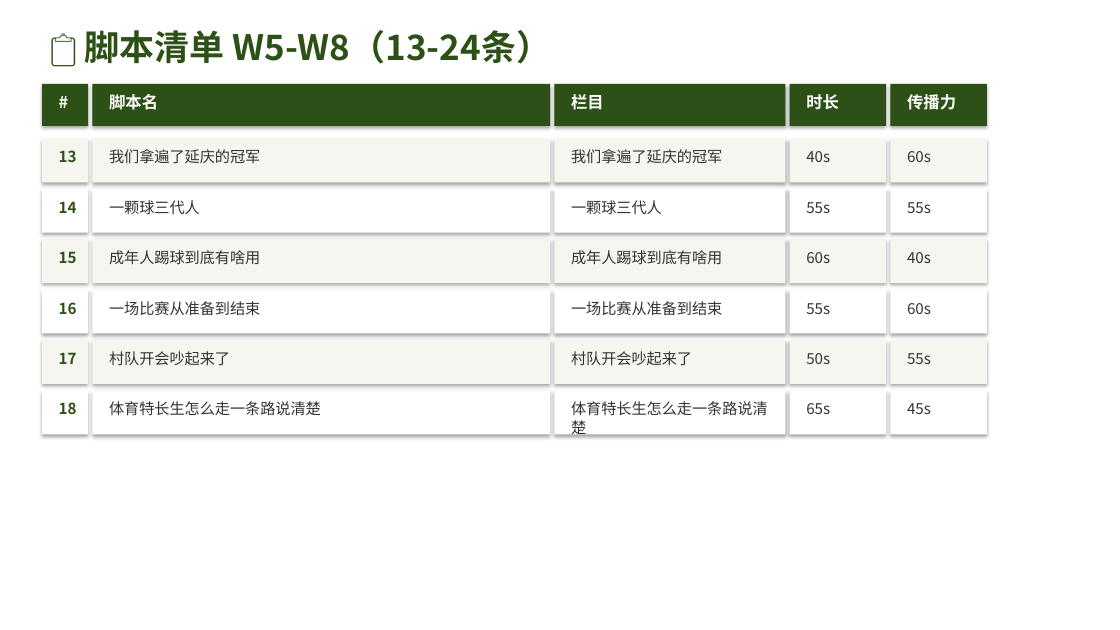
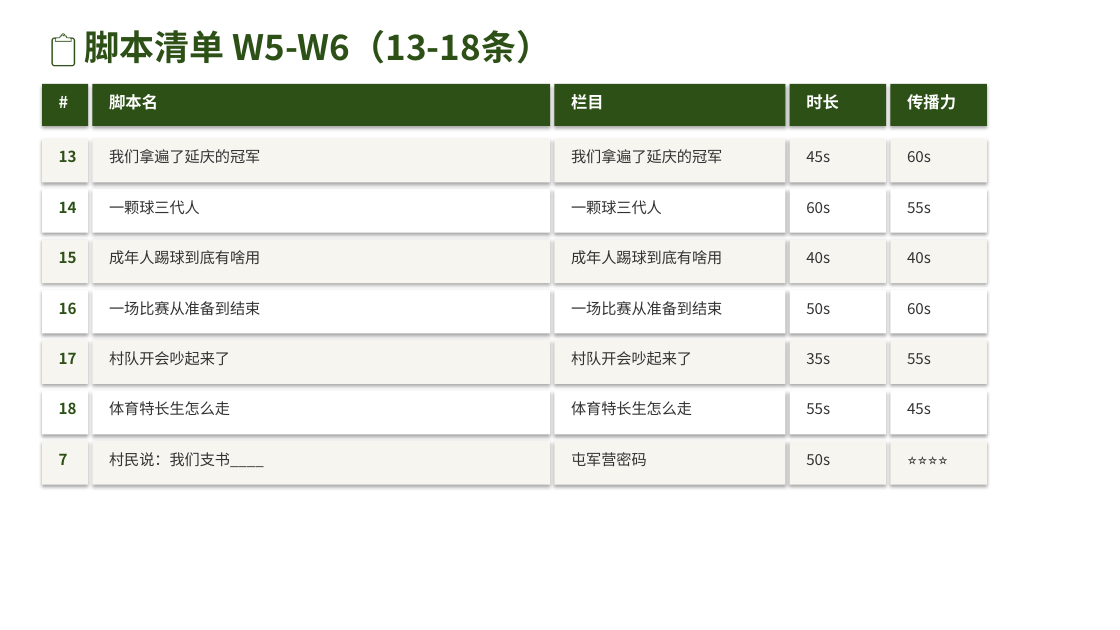
Before and after one commit to 975801846-star/workspace-outputs, a slide deck: slide 23 of tunjunying/plan_v2.pptx (slide 22 before the commit). Drawn at 1120x630 pixels with LibreOffice and Linux fonts; fonts in the diff are those of the drawing. Boxes give left, top, right and bottom in pixels: in the first picture for what was removed or moved away, otherwise in the second. Text is boxed around its words. In the diff, an @@ line names an element or a change of style, - is before the commit and + after.

Commit message:
fix: 24条脚本分4页完整展示（每页6条），28页PPT，已含中性表述+王支书替换

```diff
--- a/tunjunying/plan_v2.pptx
+++ b/tunjunying/plan_v2.pptx
@@ text at <box>85,30,551,64</box>: text changed @@
-📋 脚本清单 W5-W8（13-24条）
+📋 脚本清单 W5-W6（13-18条）
@@ text at <box>806,151,830,162</box>: text changed @@
-40s
+45s
@@ text "60s": place and size @@
-text "60s" at <box>806,252,830,263</box>
+text "60s" at <box>806,202,830,213</box>
@@ text removed at <box>806,202,830,213</box> @@
-55s
@@ text added at <box>806,252,830,263</box>, 13 pt, text #333333 @@
+40s
@@ text "50s": place and size @@
-text "50s" at <box>806,353,830,364</box>
+text "50s" at <box>806,303,830,314</box>
@@ text removed at <box>806,303,830,314</box> @@
-55s
@@ text added at <box>806,353,830,364</box>, 13 pt, text #333333 @@
+35s
@@ text at <box>109,401,230,416</box>: text changed @@
-体育特长生怎么走一条路说清楚
+体育特长生怎么走
@@ text at <box>571,401,692,416</box>: text changed @@
-体育特长生怎么走一条路说清楚
+体育特长生怎么走
@@ text at <box>806,403,830,414</box>: text changed @@
-65s
+55s
@@ rectangle added at <box>42,441,88,485</box>, fill #F7F5F0 @@
@@ rectangle added at <box>92,441,550,485</box>, fill #F7F5F0 @@
@@ rectangle added at <box>555,441,786,485</box>, fill #F7F5F0 @@
@@ rectangle added at <box>790,441,886,485</box>, fill #F7F5F0 @@
@@ rectangle added at <box>891,441,987,485</box>, fill #F7F5F0 @@
@@ text added at <box>899,446,987,481</box>, 13 pt, text #333333 @@
+⭐⭐⭐⭐
@@ text added at <box>59,453,68,465</box>, 13 pt, text #2D5016, bold @@
+7
@@ text added at <box>109,452,264,467</box>, 13 pt, text #333333 @@
+村民说：我们支书____
@@ text added at <box>571,452,647,467</box>, 13 pt, text #333333 @@
+屯军营密码
@@ text added at <box>806,454,830,465</box>, 13 pt, text #333333 @@
+50s
```
Also in this commit, not shown: 19 other slides changed, 2 slides added.
